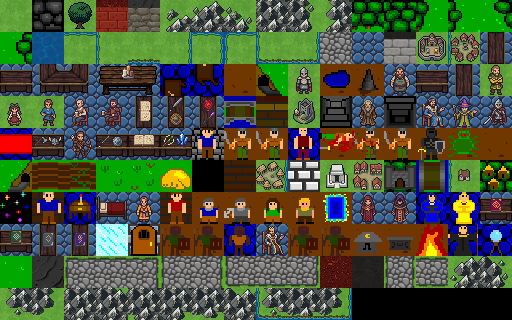
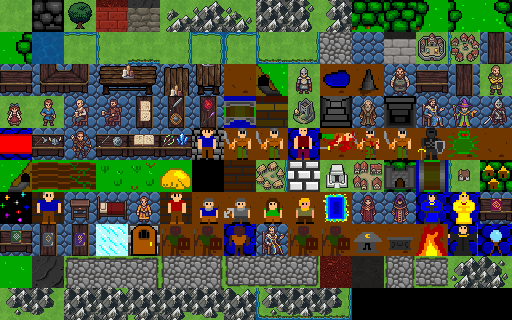
Comparing the layer stacks of the two 512px x 320px images. Changes:
painted on "People" over [70, 64, 221, 220]
painted on "Pasted Layer" over [64, 64, 224, 224]
